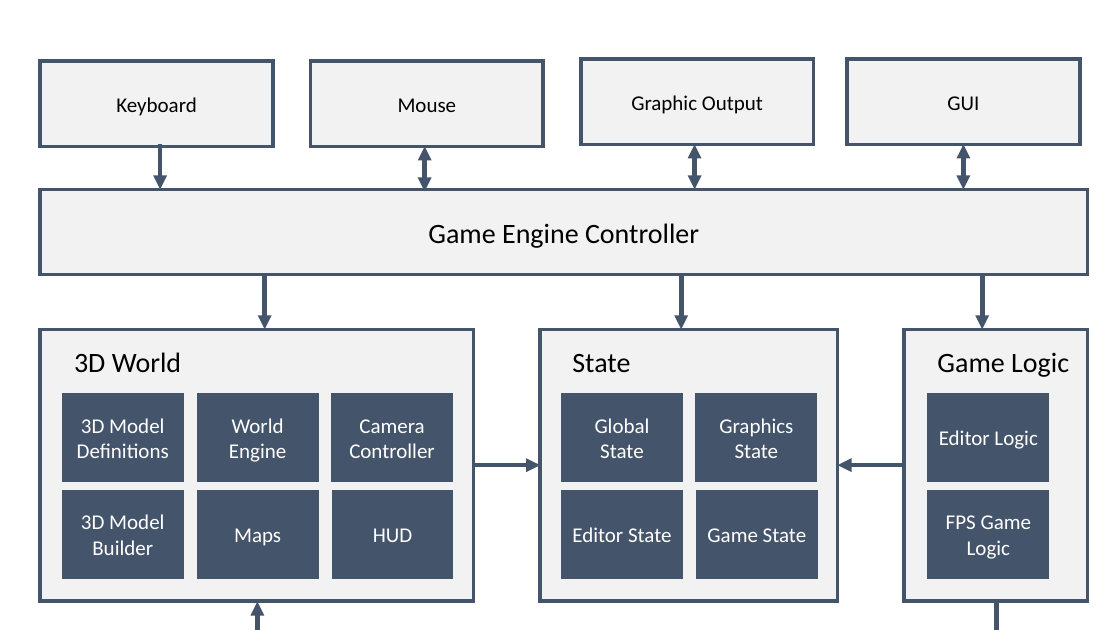
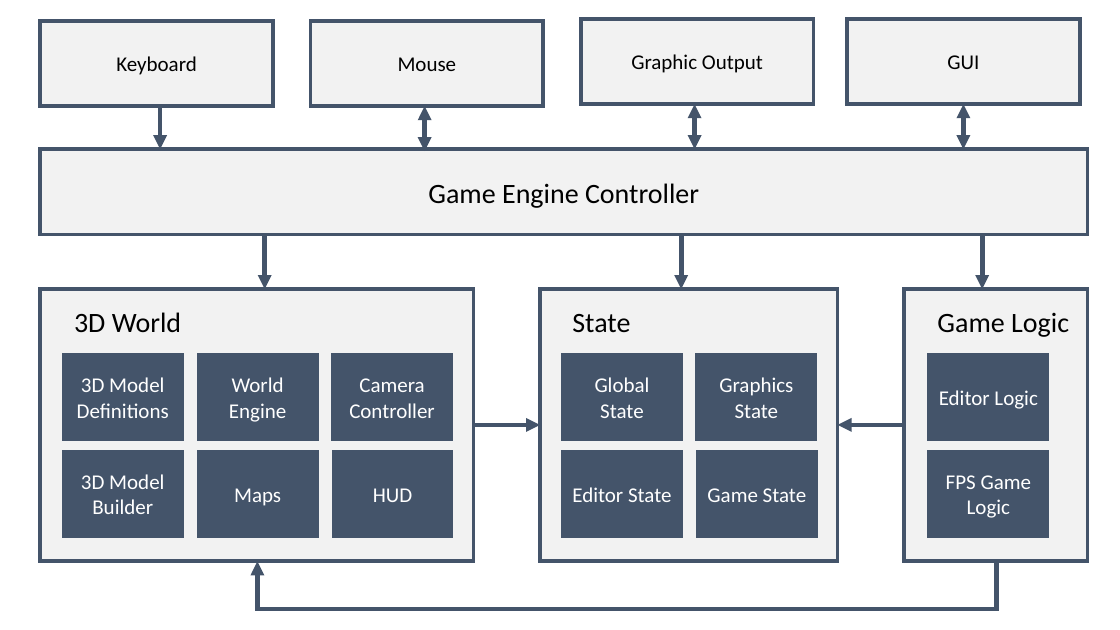
Before and after one commit to Sariohara/KihonEngine, a slide deck: slide 1 of doc/ArchitectureDiagram.pptx. Drawn at 1120x630 pixels with LibreOffice and Linux fonts; fonts in the diff are those of the drawing. Boxes give left, top, right and bottom in pixels: in the first picture for what was removed or moved away, otherwise in the second. Text is boxed around its words. In the diff, an @@ line names an element or a change of style, - is before the commit and + after.

Commit message:
documentation

```diff
--- a/doc/ArchitectureDiagram.pptx
+++ b/doc/ArchitectureDiagram.pptx
@@ 20 rectangles, 6 arrows, 4 texts, 3 double arrows: place and size @@
-20 rectangles, 6 arrows, 4 texts, 3 double arrows at (40, 59, 1088, 602)
+20 rectangles, 6 arrows, 4 texts, 3 double arrows at (40, 19, 1088, 561)
@@ elbow arrow moved from (996, 601) - (257, 602) to (996, 560) - (257, 561) @@
```
